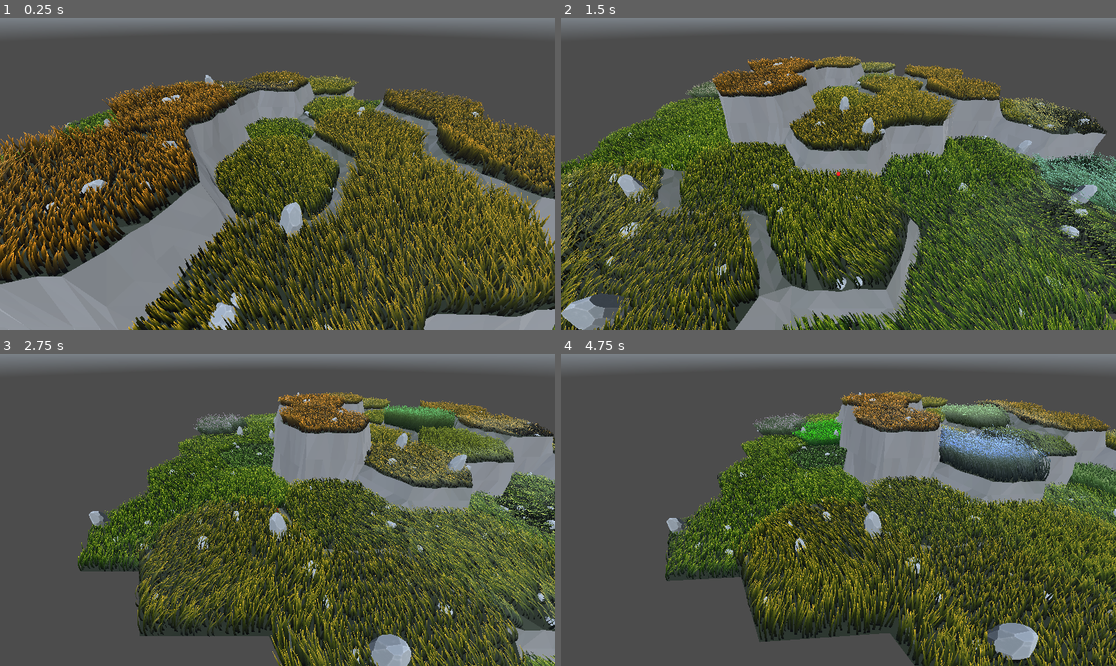
Above: before the commit, frames 1-4 (two rows, left to right).
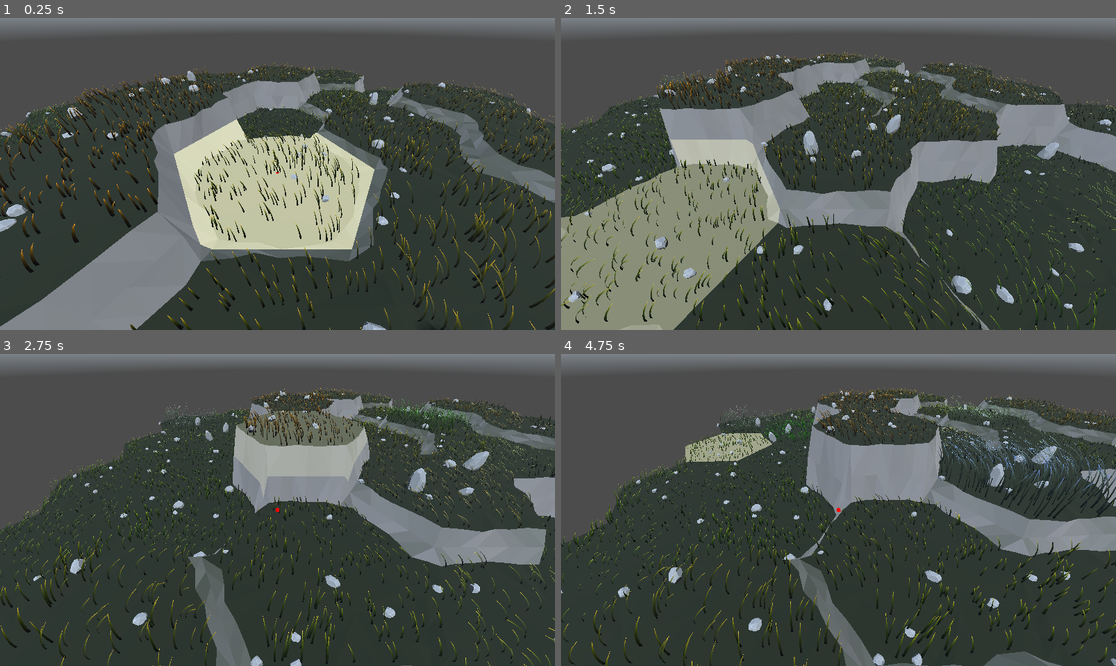
Above: after the commit, the same moments.

Repository: vincentwoelfer/hex
Game: Godot game, scene res://scenes/dev/MapGeneration.tscn
Same seed, same stepped clock (60 frames per second), same inputs: the game is played once before the commit and once after it. A sky picture missing from this copy of the repository is replaced by a grey-blue gradient.
Inputs (mouse positions are in pixels of both pictures, inside the frame that each line leads up to):
- Up to frame 1 (0.25 s): no input
- Up to frame 2 (1.5 s): move the mouse to (960, 158) at 0.52 s; hold S (move_cam_backward) 0.53-1.28 s; move the mouse to (727, 189) at 1.27 s; tap W (move_cam_forward) at 1.35 s
- Up to frame 3 (2.75 s): move the mouse to (333, 441) at 2.02 s; hold A (move_cam_left) from 2.03 s (still down)
- Up to frame 4 (4.75 s): move the mouse to (810, 572) at 2.77 s; release A (move_cam_left) at 2.78 s; tap D (move_cam_right) at 2.85 s; move the mouse to (1005, 556) at 3.52 s; hold Q (rotate_cam_left) 3.53-4.28 s; move the mouse to (672, 463) at 4.27 s; tap E (rotate_cam_right) at 4.35 s

The runs differ from the first frame. In frame 1, 59% of the frame differs, in the area x 0-100%, y 14-100%; in frame 2, 63%; in frame 3, 63%; in frame 4, 65%, in the area x 0-100%, y 10-100%.

Commit message:
Highlight currently hovered hextile

Diff:
--- a/assets/grass/mat_grass.tres
+++ b/assets/grass/mat_grass.tres
@@ -22,6 +22,4 @@
 shader_parameter/wind_noise = ExtResource("2_dl7us")
 shader_parameter/base_color = Color(0.0509804, 0.254902, 0.0117647, 1)
 shader_parameter/base_color_dry = Color(0.25, 0.15, 0.01, 1)
-shader_parameter/tip_color = Color(0.501961, 0.698039, 0.101961, 1)
-shader_parameter/tip_color_dry = Color(0.8, 0.4, 0.1, 1)
 shader_parameter/subsurface_scattering_color = Color(1, 0.75, 0.1, 1)
--- /dev/null
+++ b/assets/shaders/spatial/highlight.gdshader
@@ -0,0 +1,34 @@
+shader_type spatial;
+render_mode unshaded;
+
+uniform sampler2D SCREEN_TEXTURE : hint_screen_texture, filter_linear_mipmap;
+//uniform sampler2D DEPTH_TEXTURE : hint_depth_texture, filter_linear_mipmap;
+//uniform sampler2D NORMAL_TEXTURE : hint_normal_roughness_texture, filter_linear_mipmap;
+
+uniform vec3 highlight_color: source_color;
+uniform float blink_speed = 4.0;
+instance uniform float enabled = 0.0;
+
+void fragment() {
+	vec3 original_color = texture(SCREEN_TEXTURE, SCREEN_UV).xyz;
+	float t = (sin(TIME * blink_speed) * 0.5 + 1.0); // Between 0-1
+	// Between 0.0 - 0.2
+	t = enabled * t * 0.5;
+
+	// 0.0 = only highlight
+	// 1.0 = only original
+	ALBEDO = mix(original_color, highlight_color, t);
+}
+
+// const float fib = 1123.581321;
+// const float phi = 1161.803398;
+// const float tau = 3142.592653;
+// const vec2 magic = vec2(fib, phi);
+
+// float random(vec2 uv) {
+// 	return fract(sin(dot(uv.xy, magic)) * tau);
+// }
+
+// void vertex() {
+// 	VERTEX.y += random(texture(SCREEN_TEXTURE, vec2(TIME*5.4353,-TIME*VERTEX.x*13.123)).xy);
+// }
--- /dev/null
+++ b/assets/shaders/spatial/mat_highlight.tres
@@ -0,0 +1,9 @@
+[gd_resource type="ShaderMaterial" load_steps=2 format=3 uid="uid://ce6xrad03h4qv"]
+
+[ext_resource type="Shader" path="res://assets/shaders/spatial/highlight.gdshader" id="1_au8pq"]
+
+[resource]
+render_priority = 0
+shader = ExtResource("1_au8pq")
+shader_parameter/highlight_color = Color(1, 1, 0.827451, 1)
+shader_parameter/blink_speed = 4.0
--- a/project.godot
+++ b/project.godot
@@ -22,6 +22,7 @@
 
 EventBus="*res://src/autoload/EventBus.gd"
 HexConst="*res://src/autoload/HexConst.gd"
+MapManager="*res://src/autoload/MapManager.gd"
 
 [debug]
 
@@ -39,6 +40,7 @@
 
 window/size/viewport_width=1920
 window/size/viewport_height=1080
+window/size/mode=2
 window/size/initial_position_type=3
 
 [input]
--- a/scenes/dev/MapGeneration.tscn
+++ b/scenes/dev/MapGeneration.tscn
@@ -1,10 +1,13 @@
-[gd_scene load_steps=6 format=3 uid="uid://bi8xpy2pdq81q"]
+[gd_scene load_steps=8 format=3 uid="uid://bi8xpy2pdq81q"]
 
 [ext_resource type="Script" path="res://src/GenerateMap.gd" id="1_2h4g3"]
 [ext_resource type="Environment" uid="uid://cnhvdutmpoe5p" path="res://DefaultEnvironment.tres" id="2_2n06e"]
 [ext_resource type="CameraAttributesPractical" uid="uid://dh2vvniv7q67r" path="res://CameraAttributes.tres" id="3_lr7o2"]
 [ext_resource type="Script" path="res://src/CameraController.gd" id="4_j2ckc"]
 [ext_resource type="PackedScene" uid="uid://dfndyapevvb2g" path="res://dev-utility/USE_THIS_HexConstantsModifier.tscn" id="5_7csfd"]
+[ext_resource type="Script" path="res://src/SelectionManager.gd" id="6_x1kdg"]
+
+[sub_resource type="CameraAttributesPractical" id="CameraAttributesPractical_t12eh"]
 
 [node name="TestScene" type="Node3D"]
 
@@ -14,6 +17,8 @@
 
 [node name="Camera3D" type="Camera3D" parent="."]
 transform = Transform3D(1, 0, 0, 0, 0.707107, 0.707107, 0, -0.707107, 0.707107, 0, 8, 6)
+visible = false
+attributes = SubResource("CameraAttributesPractical_t12eh")
 current = true
 fov = 80.0
 script = ExtResource("4_j2ckc")
@@ -27,15 +32,18 @@
 sky_mode = 1
 
 [node name="HexConstModifier" parent="." instance=ExtResource("5_7csfd")]
-outer_radius = 3.0
-inner_radius = 2.6
+outer_radius = 4.0
+inner_radius = 3.5
 height = 0.5
 transition_height_factor = 0.5
 core_circle_smooth_strength = 0.35
 extra_verts_per_side = 5
 extra_verts_per_center = 5
-grass_density = 0.9
+grass_density = 0.2
 
 [node name="MapGeneration" type="Node3D" parent="."]
 transform = Transform3D(1, 0, 0, 0, 1, 0, 0, 0, 1, 0, 0.5, 0)
 script = ExtResource("1_2h4g3")
+
+[node name="SelectionManager" type="Node3D" parent="."]
+script = ExtResource("6_x1kdg")
--- a/src/CameraController.gd
+++ b/src/CameraController.gd
@@ -12,8 +12,7 @@
 var zoom_max: float = 7.0
 
 var lookAtPoint: Vector3
-var followPoint: Vector3
-# = target, also used for movement
+var followPoint: Vector3 # = target, also used for movement
 var orientation: int = 1
 # current rotation in angle
 var currRotation: float = 0
@@ -24,6 +23,7 @@
 
 # Called when the node enters the scene tree for the first time.
 func _ready() -> void:
+	Input.mouse_mode = Input.MOUSE_MODE_CONFINED
 	lookAtPoint = Vector3(0, 2, 0)
 	followPoint = Vector3(0, 2, 0)
 
@@ -50,8 +50,26 @@
 		inputDir.x -= 1.0
 	if Input.is_action_pressed("move_cam_right"):
 		inputDir.x += 1.0
+	return inputDir.normalized()
 
-	return inputDir.normalized()
+
+# TODO 3d to 2d
+# This code block is part of a script that inherits from Node3D.
+# `control` is a reference to a node inheriting from Control.
+# control.visible = not get_viewport().get_camera_3d().is_position_behind(global_transform.origin)
+# control.position = get_viewport().get_camera_3d().unproject_position(global_transform.origin)
+
+func raycast_into_world() -> Dictionary:
+	var mouse_pos := get_viewport().get_mouse_position()
+	var ray_origin: Vector3 = self.project_ray_origin(mouse_pos)
+	var ray_direction: Vector3 = self.project_ray_normal(mouse_pos)
+
+	var ray_query := PhysicsRayQueryParameters3D.create(ray_origin, ray_origin + ray_direction * 1000.0)
+	ray_query.collide_with_areas = true
+
+	var space_state := get_world_3d().direct_space_state
+	var result := space_state.intersect_ray(ray_query)
+	return result
 
 # Called every frame. 'delta' is the elapsed time since the previous frame.
 func _process(delta: float) -> void:
@@ -72,8 +90,6 @@
 	lookAtPoint.x = lerpf(lookAtPoint.x, followPoint.x, lerpSpeed * delta)
 	lookAtPoint.z = lerpf(lookAtPoint.z, followPoint.z, lerpSpeed * delta)
 
-	draw_debug_sphere(lookAtPoint, maxf(zoomTarget * 0.1, 0.025))
-
 	# Camera position
 	var camPos := lookAtPoint
 	camPos += -forwardDir * horizontalDistance * zoom
@@ -82,25 +98,27 @@
 	global_position = camPos
 	look_at(lookAtPoint)
 
+	draw_debug_sphere(lookAtPoint, maxf(zoomTarget * 0.1, 0.025))
+
+	self.check_for_selection()
+
+
+func check_for_selection() -> void:
+	var hit: Dictionary = self.raycast_into_world()
+	if not hit.is_empty():
+		# var collider: StaticBody3D = hit['collider']
+		# var terrainMesh: MeshInstance3D = collider.get_parent()
+		# terrainMesh.set_instance_shader_parameter("enabled", 1.0)
+
+		EventBus.emit_signal("Signal_SelectionPosition", hit['position'])
+
 
 func draw_debug_sphere(location: Vector3, r: float) -> void:
-	var sphere := SphereMesh.new()
-	sphere.radial_segments = 6
-	sphere.rings = 6
-	sphere.radius = r
-	sphere.height = r * 2
-	# Bright red material (unshaded).
-	var material := StandardMaterial3D.new()
-	material.albedo_color = Color.RED
-	sphere.surface_set_material(0, material)
+	if debugSphere == null:
+		var scene_root := get_tree().root
+		debugSphere = MeshInstance3D.new()
+		debugSphere.name = "DebugSphere"
+		scene_root.add_child(debugSphere)
 
-	# Will usually work, but you might need to adjust this.
-	var scene_root := get_tree().root.get_children()[0]
-
-	# Add to meshinstance in the right place.
-	if debugSphere != null:
-		scene_root.remove_child(debugSphere)
-	debugSphere = MeshInstance3D.new()
-	debugSphere.mesh = sphere
-	scene_root.add_child(debugSphere)
+	debugSphere.mesh = DebugShapes3D.create_sphere(r, Color.RED)
 	debugSphere.global_transform.origin = location
--- a/src/GenerateMap.gd
+++ b/src/GenerateMap.gd
@@ -1,10 +1,9 @@
 @tool
 extends Node3D
 
-var hex_geometry := preload("res://scenes/HexGeometry.tscn")
+var HEX_GEOMETRY_SCENE := preload("res://scenes/HexGeometry.tscn")
 
 var N: int = 3
-var map: HexMap = HexMap.new()
 
 # Called when the node enters the scene tree for the first time.
 func _ready() -> void:
@@ -14,25 +13,18 @@
 		var r2: int = min(N, -q + N)
 		for r in range(r1, r2 + 1):
 			var s := -q - r
-			var hex := HexPos.new(q, r, s)
+			var hex_pos := HexPos.new(q, r, s)
 
-			# More north = heigher (for testing)
-			# var north: int = ceilf((s - r)) as int
-			# var h: int = maxi(0, north)
-			# var f2: float = sqrt(3.0) / 2.0
-			# var f3: float = sqrt(3.0)
-			# var north: float = -(f2 * q + f3 * r)
-			# var height: int = maxi(0, roundf(north + 1) as int)
-
-			var height: int = (N - hex.magnitude()) * 2 + randi_range(-1, 1) * 3
+			var height: int = (N - hex_pos.magnitude()) * 2 + randi_range(-1, 1) * 3
 			height = clampi(height, 0, 30)
 
-			# var x := HexPos.hexpos_to_xyz(hex).x
-			# var y := HexPos.hexpos_to_xyz(hex).y
-			# var hash_: int = hex.hash()
-			#print("Adding with x/y= %5.2f / %5.2f| q=%d r=%d s=%d hash=%d \t| north= %3.1f | height= %d" % [x, y, hex.q, hex.r, hex.s, hash_, north, height])
+			# For debug printing only
+			# var x := HexPos.hexpos_to_xyz(hex_pos).x
+			# var y := HexPos.hexpos_to_xyz(hex_pos).y
+			# var hash_: int = hex_pos.hash()
+			#print("Adding with x/y= %5.2f / %5.2f| q=%d r=%d s=%d hash=%d \t| north= %3.1f | height= %d" % [x, y, hex_pos.q, hex_pos.r, hex_pos.s, hash_, north, height])
 
-			map.add_hex(hex, height)
+			MapManager.map.add_hex(hex_pos, height)
 
 	EventBus.Signal_HexConstChanged.connect(generate_geometry)
 	generate_geometry()
@@ -52,25 +44,24 @@
 		var r2: int = min(N, -q + N)
 		for r in range(r1, r2 + 1):
 			var s := -q - r
-			var hex := HexPos.new(q, r, s)
-			create_hex(hex)
+			var hex_pos := HexPos.new(q, r, s)
+			create_hex(hex_pos)
 
 	var t := (Time.get_ticks_msec() - t_start) / 1000.0
 	print("Regenerated map tiles in %.3f sec" % [t])
 
 
-func create_hex(hex: HexPos) -> void:
-	#print("Creating Hex at q=", hex.q, ", r=", hex.r, ", s=", hex.s)
-	var pos: Vector2 = HexPos.hexpos_to_xyz(hex)
+func create_hex(hex_pos: HexPos) -> void:
+	var pos: Vector2 = HexPos.hexpos_to_xyz(hex_pos)
 
 	# Lookup in map and get own height
-	var height: int = map.get_hex(hex).height
+	var height: int = MapManager.map.get_hex(hex_pos).height
 
 	# Get adjacent from map
 	var adjacent_hex: Array[HexGeometry.AdjacentHex] = []
 
 	for dir in range(6):
-		var h := map.get_hex(hex.get_neighbor(dir)).height
+		var h := MapManager.map.get_hex(hex_pos.get_neighbor(dir)).height
 		var descr := ""
 
 		# If neighbour does not exists set height to same as own tile and mark transition
@@ -81,13 +72,17 @@
 		adjacent_hex.push_back(HexGeometry.AdjacentHex.new(h, descr))
 
 	# Instantiate & Set parameters
-	var tile: HexGeometry = hex_geometry.instantiate()
-	tile.height = height
-	tile.adjacent_hex = adjacent_hex
-	tile.position = Vector3(pos.x, height * HexConst.height, pos.y)
+	var hex_geometry: HexGeometry = HEX_GEOMETRY_SCENE.instantiate()
+	hex_geometry.height = height
+	hex_geometry.adjacent_hex = adjacent_hex
+	hex_geometry.position = Vector3(pos.x, height * HexConst.height, pos.y)
+
+
+	# Add to tile
+	MapManager.map.get_hex(hex_pos).geometry = hex_geometry
 
 	# Add to the current scene
-	add_child(tile, true)
+	add_child(hex_geometry, true)
 
 
 # Called every frame. 'delta' is the elapsed time since the previous frame.
--- a/src/HexMap.gd
+++ b/src/HexMap.gd
@@ -1,32 +1,20 @@
 class_name HexMap
 
-# Hash-Map of Hexes. Key = int, Value = Hex
+# Hash-Map of Hexes. Key = int (HexPos.has()), Value = HexTile
+#var tiles: Dictionary[int, HexTile] = {}
 var tiles: Dictionary = {}
 
-class HexTile:
-    var hexpos: HexPos
-    var height: int
-
-    func _init(hexpos_: HexPos, height_: int) -> void:
-        hexpos = hexpos_
-        height = height_
-
-
-func add_hex(hex: HexPos, height : int) -> void:
+func add_hex(hex: HexPos, height: int) -> void:
     var key: int = hex.hash()
-
     if tiles.has(key):
         print("Map already has tile at r: %d, q: %d, s:%d!" % [hex.r, hex.q, hex.s])
         return
-
     tiles[key] = HexTile.new(hex, height)
 
 
 func get_hex(hex: HexPos) -> HexTile:
     var key: int = hex.hash()
-
     if not tiles.has(key):
         #print("Map has no tile at r: %d, q: %d, s:%d!" % [hex.r, hex.q, hex.s])
         return HexTile.new(null, -1)
-
     return tiles[key]
--- a/src/HexPos.gd
+++ b/src/HexPos.gd
@@ -82,22 +82,6 @@
     # return hexpos_length(hexpos_subtract(a, b))
 
 
-# static func hexpos_round(h: HexPosFrac) -> HexPos:
-#     var qi: int = roundi(h.q)
-#     var ri: int = roundi(h.r)
-#     var si: int = roundi(h.s)
-#     var q_diff: float = abs(qi - h.q)
-#     var r_diff: float = abs(ri - h.r)
-#     var s_diff: float = abs(si - h.s)
-#     if q_diff > r_diff and q_diff > s_diff:
-#         qi = -ri - si
-#     elif r_diff > s_diff:
-#         ri = -qi - si
-#     else:
-#         si = -qi - ri
-#     return HexPos.new(qi, ri, si)
-
-
 # static func hexpos_lerp(a: HexPosFrac, b: HexPosFrac, t: float) -> HexPosFrac:
 #     return HexPosFrac.new(a.q * (1.0 - t) + b.q * t, a.r * (1.0 - t) + b.r * t, a.s * (1.0 - t) + b.s * t)
 
@@ -114,7 +98,7 @@
 #     return results
 
 
-static func hexpos_to_xyz(h: HexPos) -> Vector2:
+static func hexpos_to_xyz(hex_pos: HexPos) -> Vector2:
     var size: Vector2 = Vector2(HexConst.outer_radius, HexConst.outer_radius)
     var origin: Vector2 = Vector2(0, 0)
 
@@ -123,23 +107,26 @@
     var f2: float = sqrt(3.0) / 2.0
     var f3: float = sqrt(3.0)
 
-    var x: float = (f0 * h.q) * size.x
-    var y: float = (f2 * h.q + f3 * h.r) * size.y
+    var x: float = (f0 * hex_pos.q) * size.x
+    var y: float = (f2 * hex_pos.q + f3 * hex_pos.r) * size.y
 
     return Vector2(x + origin.x, y + origin.y)
 
 
-# static func pixel_to_hexpos(p: Vector2) -> HexPosFrac:
-#     var size: Vector2 = Vector2(HexConst.outer_radius, HexConst.outer_radius)
-#     var origin: Vector2 = Vector2(0, 0)
+static func xyz_to_hexpos_frac(world_pos: Vector3) -> HexPosFrac:
+    return xy_to_hexpos_frac(Vector2(world_pos.x, world_pos.z))
 
-#     var b0: float = 2.0 / 3.0
-#     var b1: float = 0.0
-#     var b2: float = -1.0 / 3.0
-#     var b3: float = sqrt(3.0) / 3.0
+static func xy_to_hexpos_frac(world_pos: Vector2) -> HexPosFrac:
+    var size: Vector2 = Vector2(HexConst.outer_radius, HexConst.outer_radius)
+    var origin: Vector2 = Vector2(0, 0)
 
-#     var pt: Vector2 = Vector2((p.x - origin.x) / size.x, (p.y - origin.y) / size.y)
-#     var q_: float = b0 * pt.x + b1 * pt.y
-#     var r_: float = b2 * pt.x + b3 * pt.y
+    var b0: float = 2.0 / 3.0
+    var b1: float = 0.0
+    var b2: float = -1.0 / 3.0
+    var b3: float = sqrt(3.0) / 3.0
 
-#     return HexPosFrac.new(q_, r_, -q_ - r_)
+    var pt: Vector2 = Vector2((world_pos.x - origin.x) / size.x, (world_pos.y - origin.y) / size.y)
+    var q_: float = b0 * pt.x + b1 * pt.y
+    var r_: float = b2 * pt.x + b3 * pt.y
+
+    return HexPosFrac.new(q_, r_, -q_ - r_)
--- a/src/HexPosFrac.gd
+++ b/src/HexPosFrac.gd
@@ -10,3 +10,19 @@
     s = s_
     if round(q + r + s) != 0:
         push_error("q + r + s must be 0")
+
+
+func round() -> HexPos:
+    var qi: int = roundi(q)
+    var ri: int = roundi(r)
+    var si: int = roundi(s)
+    var q_diff: float = abs(qi - q)
+    var r_diff: float = abs(ri - r)
+    var s_diff: float = abs(si - s)
+    if q_diff > r_diff and q_diff > s_diff:
+        qi = -ri - si
+    elif r_diff > s_diff:
+        ri = -qi - si
+    else:
+        si = -qi - ri
+    return HexPos.new(qi, ri, si)
--- /dev/null
+++ b/src/SelectionManager.gd
@@ -0,0 +1,35 @@
+class_name SelectionManager
+extends Node
+
+var current_selection: HexTile = null
+
+
+func _ready() -> void:
+	EventBus.Signal_SelectionPosition.connect(parse_selection_position)
+
+
+func parse_selection_position(pos: Vector3) -> void:
+	var hex_pos_frac: HexPosFrac = HexPos.xyz_to_hexpos_frac(pos)
+	var hex_pos: HexPos = hex_pos_frac.round()
+
+	self.update_selected_hex_tile(MapManager.map.get_hex(hex_pos))
+
+
+func update_selected_hex_tile(new_selection: HexTile) -> void:
+	if new_selection != null:
+		if new_selection != current_selection:
+			unhighlight_current()
+			current_selection = new_selection
+			highlight_current()
+	else:
+		unhighlight_current()
+
+
+func highlight_current() -> void:
+	if current_selection != null:
+		current_selection.geometry.terrainMesh.set_instance_shader_parameter("enabled", 1.0)
+
+
+func unhighlight_current() -> void:
+	if current_selection != null:
+		current_selection.geometry.terrainMesh.set_instance_shader_parameter("enabled", 0.0)
--- a/src/autoload/EventBus.gd
+++ b/src/autoload/EventBus.gd
@@ -1,13 +1,26 @@
 # Needs to be tool to enable event bus already in the editor itself
+# No class_name here, the name of the singleton is set in the autoload
 @tool
 extends Node
 
 signal Signal_HexConstChanged()
+signal Signal_SelectionPosition(selection_position: Vector3)
 
 func _ready() -> void:
-    # Connect the signal to a local function within EventBus
+    # Connect signals here to enable logging functions below.
+    # Actual signal connection is done in the code catching the signal like this:
+    # EventBus.Signal_HexConstChanged.connect(generate_geometry)
+
+    # Signal emittion:
+    # EventBus.emit_signal("Signal_HexConstChanged", ...)
+
     Signal_HexConstChanged.connect(_on_Signal_HexConstChanged)
+    Signal_SelectionPosition.connect(_on_Signal_SelectionPosition)
 
 # Function to handle the signal
 func _on_Signal_HexConstChanged() -> void:
     print("EventBus: Signal_HexConstChanged")
+
+func _on_Signal_SelectionPosition(selection_position: Vector3) -> void:
+    pass
+    #print("Selection at ", selection_position)
--- a/src/autoload/HexConst.gd
+++ b/src/autoload/HexConst.gd
@@ -1,4 +1,5 @@
 # Needs to be tool to read these in other tool scripts!
+# No class_name here, the name of the singleton is set in the autoload
 @tool
 extends Node
 
--- /dev/null
+++ b/src/autoload/MapManager.gd
@@ -0,0 +1,9 @@
+# Needs to be tool to read these in other tool scripts!
+# No class_name here, the name of the singleton is set in the autoload
+@tool
+extends Node
+
+# This is the radius of the hex-map
+#const map_size: int = 3
+
+var map: HexMap = HexMap.new()
--- /dev/null
+++ b/src/debug/DebugShapes3D.gd
@@ -0,0 +1,15 @@
+class_name DebugShapes3D
+
+static func create_sphere(r: float, color: Color = Color.RED) -> PrimitiveMesh:
+	var material := StandardMaterial3D.new()
+	material.albedo_color = color
+	material.shading_mode = BaseMaterial3D.SHADING_MODE_UNSHADED
+
+	var sphere := SphereMesh.new()
+	sphere.radial_segments = 6
+	sphere.rings = 6
+	sphere.height = 2 * r
+	sphere.radius = r
+	sphere.material = material
+
+	return sphere
--- a/src/tile/HexGeometry.gd
+++ b/src/tile/HexGeometry.gd
@@ -5,6 +5,8 @@
 const GRASS_MESH_HIGH := preload('res://assets/grass/grass_high.obj')
 const GRASS_MESH_LOW := preload('res://assets/grass/grass_low.obj')
 const GRASS_MAT: ShaderMaterial = preload('res://assets/grass/mat_grass.tres')
+const HIGHLIGHT_MAT: ShaderMaterial = preload('res://assets/shaders/spatial/mat_highlight.tres')
+const DEFAULT_GEOM_MATERIAL: Material = preload("res://DefaultMaterial.tres")
 
 # Class variables
 var terrainMesh: MeshInstance3D
@@ -32,8 +34,11 @@
 func _init() -> void:
 	terrainMesh = MeshInstance3D.new()
 	terrainMesh.name = "TerrainMesh"
-	terrainMesh.material_override = load("res://DefaultMaterial.tres")
+	terrainMesh.material_override = DEFAULT_GEOM_MATERIAL
+	terrainMesh.material_overlay = HIGHLIGHT_MAT
 	add_child(terrainMesh, true)
+
+	# 	terrainMesh.set_instance_shader_parameter("enabled", 1.0)
 
 	# Load Rocks
 	for i in range(1, 10):
@@ -44,7 +49,6 @@
 	grassMultiMesh.cast_shadow = GeometryInstance3D.SHADOW_CASTING_SETTING_OFF
 	grassMultiMesh.material_override = GRASS_MAT
 	grassMultiMesh.extra_cull_margin = 1.0
-
 	add_child(grassMultiMesh, true)
 
 
@@ -71,9 +75,8 @@
 
 
 func _process(delta: float) -> void:
-	#pass
 	if randf() < 1.0 / 600:
-		var color_start: Color = grassMultiMesh.get_instance_shader_parameter('tip_color')
+		var color_start: Color = await grassMultiMesh.get_instance_shader_parameter('tip_color')
 		var color_end: Color = Colors.randColor()
 
 		var height_start: float = grassMultiMesh.get_instance_shader_parameter('height_mod')
@@ -83,6 +86,7 @@
 		# grassMultiMesh.set_instance_shader_parameter('tip_color_dry', color_end)
 		# grassMultiMesh.set_instance_shader_parameter('height_mod', height_end)
 
+		# set_trans(Tween.TRANS_ELASTIC).set_ease(Tween.EASE_OUT)
 		get_tree().create_tween().tween_method(set_shader_value.bind("tip_color"), color_start, color_end, 1.5)
 		get_tree().create_tween().tween_method(set_shader_value.bind("tip_color_dry"), color_start, color_end, 1.5)
 		get_tree().create_tween().tween_method(set_shader_value.bind("height_mod"), height_start, height_end, 1.5)
@@ -157,6 +161,9 @@
 
 	# Regenerate grass
 	grassMultiMesh.multimesh = create_grass_multimesh()
+
+	# Regenerate collision shape
+	terrainMesh.create_convex_collision(true, true)
 
 
 func addRocks(transform_: Transform3D) -> void:
--- /dev/null
+++ b/src/tile/HexTile.gd
@@ -0,0 +1,51 @@
+class_name HexTile
+
+######################################################
+# Parent / Struct class holding everything a hex tile can be/posess
+######################################################
+
+# Core Variables
+var hexpos: HexPos
+var height: int
+
+# Visual Representation
+var geometry: HexGeometry
+
+# Field conditions
+var humidity: float
+var shade: float
+var nutrition: float
+
+func _init(hexpos_: HexPos, height_: int) -> void:
+    self.hexpos = hexpos_
+    self.height = height_
+
+    self.geometry = null
+
+    self.humidity = randf()
+    self.shade = randf()
+    self.nutrition = randf()
+
+
+func calculate_shadow(sun_intensity: float) -> float:
+    return sun_intensity * shade
+
+
+#######################
+####################### Feld:
+# klima-bedingungen
+# humidity
+# Schatten  (wie viele Bäume)
+# nutrition = wie gut wachsen sachen, erde vs sand/stein
+
+# Was da drauf ist.
+#
+
+# Derived
+# => aktuellen lichteinfall = Sonne - Schatten
+
+#######################
+####################### Allgemeint Wetter:
+# Temperatur
+# Aktueller Regenfall -> mehr wasser
+# Aktuelle Sonne -> weniger wasser, mehr licht
--- a/src/utils/Colors.gd
+++ b/src/utils/Colors.gd
@@ -28,9 +28,9 @@
 
 
 static func getColorForIncline(inclineDeg: float) -> Color:
-	if inclineDeg <= 15.0:
-		inclineDeg = 0
-	inclineDeg = clampf(inclineDeg / 70.0, 0, 1)
+	if inclineDeg <= 25.0:
+		inclineDeg = 0.0
+	inclineDeg = clampf(inclineDeg / 70.0, 0.0, 1.0)
 
 	#const green := Color.FOREST_GREEN
 	var green := Color.DARK_GREEN.lerp(Color8(22, 17, 12), 0.9)
--- a/src/utils/Util.gd
+++ b/src/utils/Util.gd
@@ -1,5 +1,4 @@
 class_name Util
-
 
 ######################################################
 # Randomness
